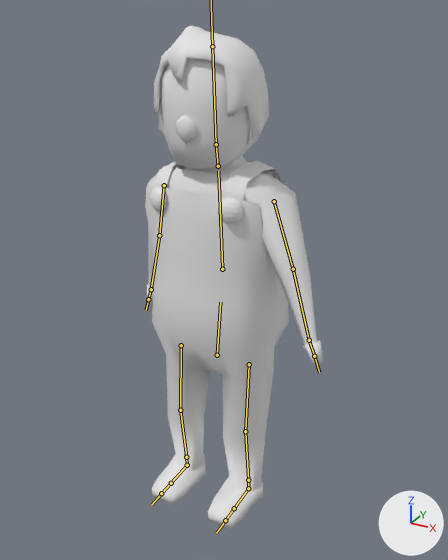
A saved change to the FBX model Art/Models/SK_Toddler.fbx.
Rendered twice from a 50 mm camera at (1.47, -2.59, 2.62) aimed at (0.13, -0.14, 1.4). Arrows for +X, +Y and +Z are at lower right; the lights stay in place. Both versions are drawn at frame 1 of the action 'Armature|Action'; the numbers are the values there. The bones that bend it are drawn over the model as lines.
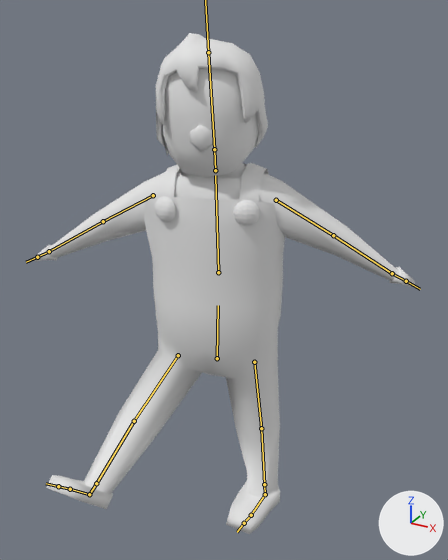
The change in detail:
Bone 'Bone' (bone_bone) moves from (0.0, 0.0, 0.0) to (0.0, -0.06, -0.01).
Bone 'Bone' (bone_bone) turns from (0, 0, 0) to (1, 19, 3) degrees about its own x, y and z.
Bone 'Bone.003' (bone_bone_003) turns from (-4, 1, -2) to (-7, 0, -2) degrees about its own x, y and z.
Bone 'Bone.004' (bone_bone_004) turns from (15, -3, -34) to (0, 0, 0) degrees about its own x, y and z.
Bone 'Bone.007' (bone_bone_007) turns from (-10, -23, 47) to (0, 1, 0) degrees about its own x, y and z.
Bone 'Bone.010' (bone_bone_010) turns from (0, 0, 0) to (1, -8, -7) degrees about its own x, y and z.
Bone 'Bone.011' (bone_bone_011) turns from (0, 0, 0) to (-11, 0, 2) degrees about its own x, y and z.
Bone 'Bone.013' (bone_bone_013) turns from (0, 0, 0) to (-10, -7, -27) degrees about its own x, y and z.
Bone 'Bone.014' (bone_bone_014) turns from (0, 0, 0) to (18, -10, 1) degrees about its own x, y and z.
Bone 'Bone.015' (bone_bone_015) turns from (0, 0, 0) to (-38, 16, 21) degrees about its own x, y and z.
Bone 'Bone.018' (bone_bone_018) turns from (0, 0, 0) to (0, 17, -17) degrees about its own x, y and z.

What differs and where, as boxes [x1, y1, x2, y2] in the pictures (448 x 560 px):
'Cube.002', posed (66% wider): before [145, 161, 289, 530]; after [46, 162, 285, 534]
'Cube.003', posed (104% wider, 36% shorter): before [146, 161, 317, 345]; after [48, 163, 398, 281]
'Cube', posed (115% wider, 28% shorter): before [147, 59, 324, 365]; after [33, 68, 415, 287]
'Cube.001', posed: before [154, 26, 269, 145]; after [156, 33, 268, 156]
'Cube.005', posed (13% wider, 21% shorter): before [150, 186, 243, 224]; after [155, 196, 260, 226]
bone 'Bone', root to tip: before (217, 355) to (220, 302); after (217, 358) to (218, 305)
bone 'Bone.003', root to tip: before (216, 144) to (212, 46); after (214, 149) to (208, 52)
bone 'Bone.004', root to tip: before (274, 201) to (293, 269); after (276, 200) to (333, 235)
bone 'Bone.007', root to tip: before (164, 185) to (159, 235); after (153, 195) to (103, 221)
bone 'Bone.010', root to tip: before (249, 364) to (245, 431); after (254, 362) to (261, 428)
bone 'Bone.011', root to tip: before (245, 431) to (248, 480); after (261, 428) to (264, 484)
bone 'Bone.013', root to tip: before (248, 488) to (234, 508); after (265, 494) to (251, 515)
bone 'Bone.014', root to tip: before (234, 508) to (225, 520); after (251, 515) to (244, 523)
bone 'Bone.015', root to tip: before (181, 345) to (180, 410); after (178, 355) to (134, 421)
bone 'Bone.018', root to tip: before (187, 465) to (171, 483); after (89, 494) to (70, 489)
